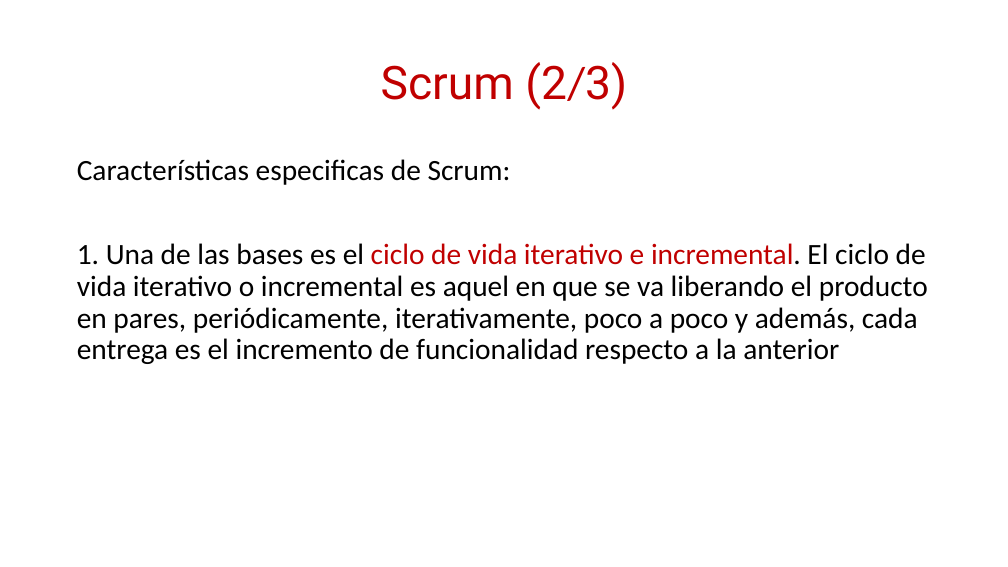
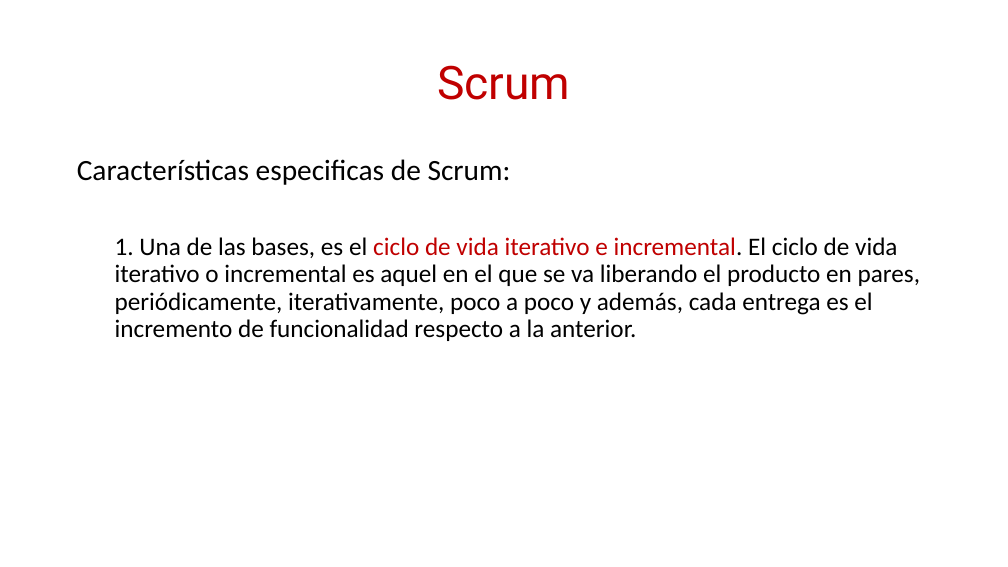
Before and after one commit to daniiel/cursos, a slide deck: slide 10 of Scrum/Metodologías Agiles.pptx (slide 12 before the commit). Drawn at 1008x567 pixels with LibreOffice and Linux fonts; fonts in the diff are those of the drawing. Boxes give left, top, right and bottom in pixels: in the first picture for what was removed or moved away, otherwise in the second. Text is boxed around its words. In the diff, an @@ line names an element or a change of style, - is before the commit and + after.

Commit message:
actualizacion presentaciones SCRUM

```diff
--- a/Scrum/Metodologías Agiles.pptx
+++ b/Scrum/Metodologías Agiles.pptx
@@ title at [437,65,570,100]: text changed @@
-Scrum (2/3)
+Scrum
@@ text at [115,237,920,341]: text changed; size 28 to 24 pt @@
-1. Una de las bases es el ciclo de vida iterativo e incremental. El ciclo de vida iterativo o incremental es aquel en que se va liberando el producto en pares, periódicamente, iterativamente, poco a poco y además, cada entrega es el incremento de funcionalidad respecto a la anterior
+  1. Una de las bases, es el ciclo de vida iterativo e incremental. El ciclo de vida iterativo o incremental es aquel en el que se va liberando el producto en pares, periódicamente, iterativamente, poco a poco y además, cada entrega es el incremento de funcionalidad respecto a la anterior.
```
Also in this commit, not shown: 13 other slides changed, 1 slide added, 5 slides removed, 1 other file.
